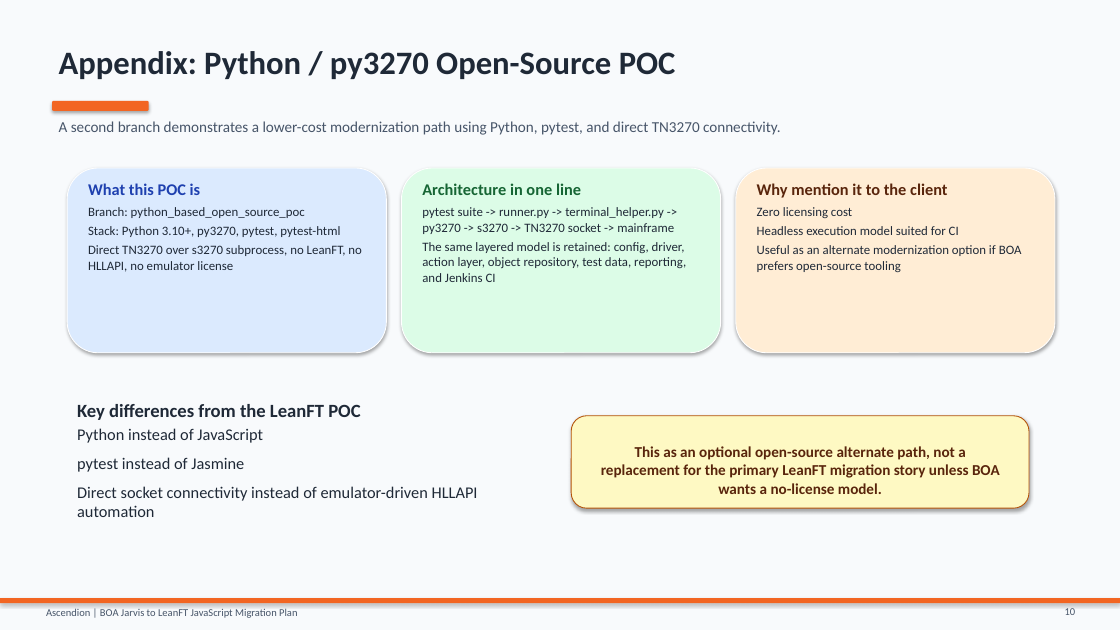
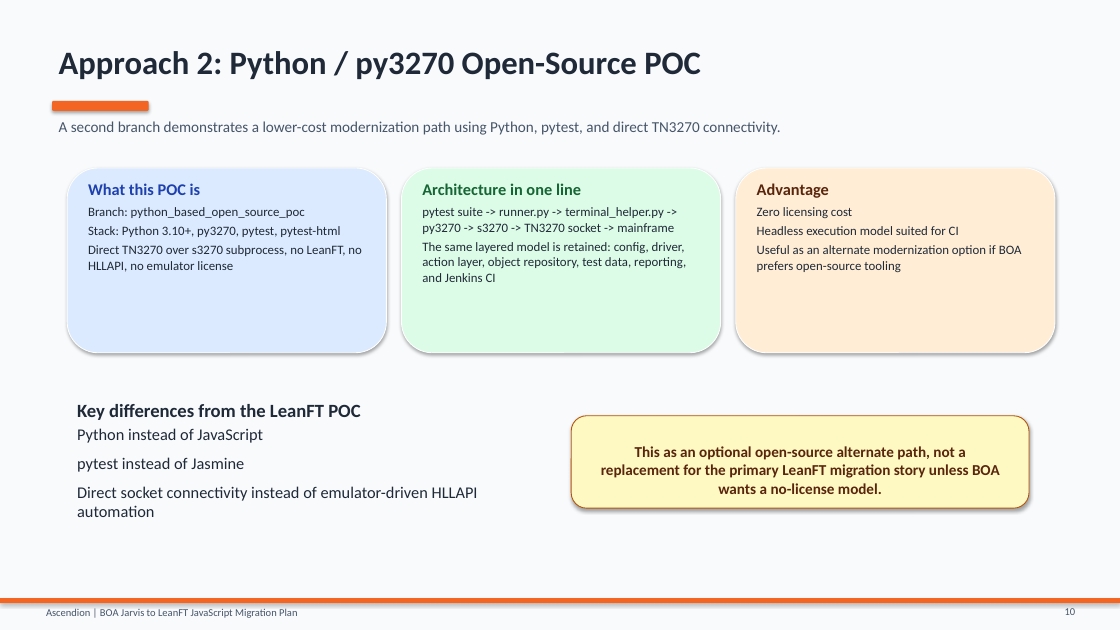
Before and after one commit to Ascen-dion/bank_of_america_leanft_javascript_poc, a slide deck: slide 13 of docs/presentation/BOA_Jarvis_to_LeanFT_Migration_Plan_updated_Final.pptx (slide 12 before the commit). Drawn at 1120x630 pixels with LibreOffice and Linux fonts; fonts in the diff are those of the drawing. Boxes give left, top, right and bottom in pixels: in the first picture for what was removed or moved away, otherwise in the second. Text is boxed around its words. In the diff, an @@ line names an element or a change of style, - is before the commit and + after.

```diff
--- a/docs/presentation/BOA_Jarvis_to_LeanFT_Migration_Plan_updated_Final.pptx
+++ b/docs/presentation/BOA_Jarvis_to_LeanFT_Migration_Plan_updated_Final.pptx
@@ text at (x1=59, y1=51, x2=701, y2=79): text changed @@
-Appendix: Python / py3270 Open-Source POC
+Approach 2: Python / py3270 Open-Source POC
@@ text at (x1=757, y1=183, x2=829, y2=198): text changed @@
-Why mention it to the client
+Advantage
```
Also in this commit, not shown: 2 other slides changed, 1 slide added, 3 other files.
